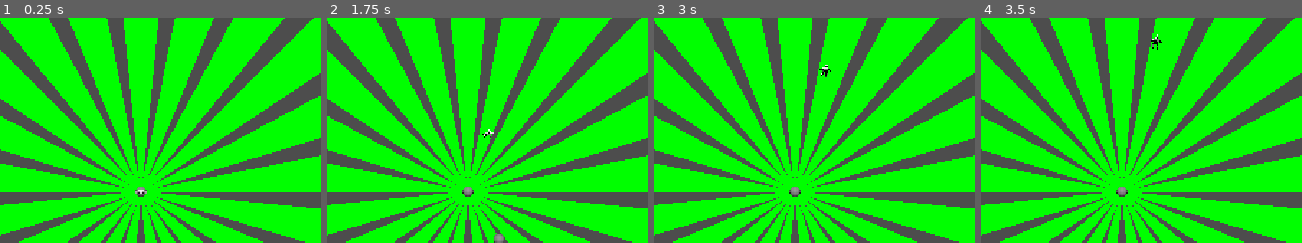
Above: before the commit, frames 1-4 (left to right).
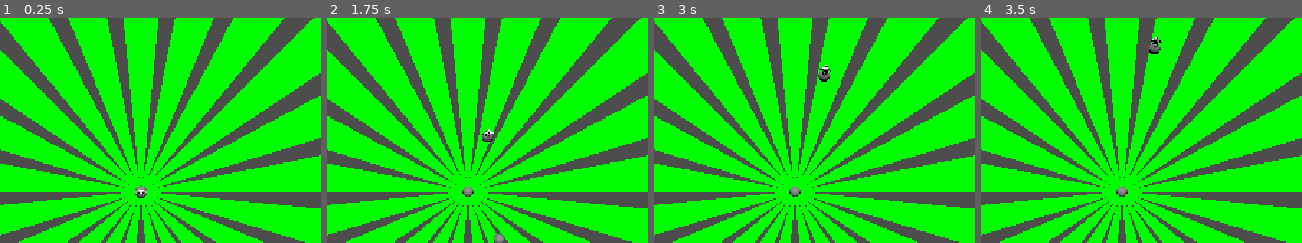
Above: after the commit, the same moments.

Repository: XMNNguyen/Soulslike_Roguelike
Game: Godot game, scene res://Scenes/main.tscn
Two runs of this game, one before a commit and one after it. Both use one fixed random seed, a clock stepped at 60 frames per second and the inputs below.
Inputs (mouse positions are % of the whole screen's width and height, from its top left):
- Up to frame 1 (0.25 s): no input
- Up to frame 2 (1.75 s): tap Enter at 0.5 s; move the mouse to (57, 50) at 0.52 s; hold W (forward) from 0.53 s (still down); tap Space (dodge) at 0.6, 1.25, 1.35 s; move the mouse to (44, 50) at 1.27 s
- Up to frame 3 (3 s): keep holding W (forward); tap Enter at 2 s; move the mouse to (53, 48) at 2.02 s; tap Space (dodge) at 2.1, 2.85 s; move the mouse to (48, 52) at 2.77 s
- Up to frame 4 (3.5 s): keep holding W (forward)
The pictures show only the part of the screen within x 28-78%, y 13-63%; the shares and areas given below are measured in that part.

The runs differ from the first frame. In frame 1, less than 0.1% of the frame differs, in the area x 42-46%, y 74-80%; in frame 2, less than 0.1%; in frame 3, 0.1%; in frame 4, 0.1%, in the area x 52-57%, y 11-16%.

Commit message:
removed springarm as child of pivot

Diff:
--- a/soulslike-roguelike/Scenes/Entities/Camera/user_camera.tscn
+++ b/soulslike-roguelike/Scenes/Entities/Camera/user_camera.tscn
@@ -7,14 +7,14 @@
 
 [node name="Pivot" type="Node3D" parent="." unique_id=1261018848]
 
-[node name="SpringArm3D" type="SpringArm3D" parent="Pivot" unique_id=768461349]
-spring_length = 5.0
-
-[node name="Camera3D" type="Camera3D" parent="Pivot/SpringArm3D" unique_id=1985725044]
-transform = Transform3D(1, 0, 0, 0, 1, 0, 0, 0, 1, 0, 1.5562176, 1.9189181)
-
-[node name="CSGSphere3D" type="CSGSphere3D" parent="Pivot/SpringArm3D/Camera3D" unique_id=2081252035]
-
 [node name="CSGSphere3D" type="CSGSphere3D" parent="Pivot" unique_id=1412460164]
 
 [node name="CSGSphere3D" type="CSGSphere3D" parent="." unique_id=1160670051]
+
+[node name="SpringArm3D" type="SpringArm3D" parent="." unique_id=768461349]
+spring_length = 5.0
+
+[node name="Camera3D" type="Camera3D" parent="SpringArm3D" unique_id=1985725044]
+transform = Transform3D(1, 0, 0, 0, 1, 0, 0, 0, 1, 0, 1.5562176, 1.9189181)
+
+[node name="CSGSphere3D" type="CSGSphere3D" parent="SpringArm3D/Camera3D" unique_id=2081252035]
--- a/soulslike-roguelike/Scripts/Entities/Camera/user_camera.gd
+++ b/soulslike-roguelike/Scripts/Entities/Camera/user_camera.gd
@@ -3,8 +3,8 @@
 
 
 @onready var pivot : Node3D = $Pivot
-@onready var spring_arm : SpringArm3D = $Pivot/SpringArm3D
-@onready var camera : Camera3D = $Pivot/SpringArm3D/Camera3D
+@onready var spring_arm : SpringArm3D = $SpringArm3D
+@onready var camera : Camera3D = $SpringArm3D/Camera3D
 
 @export var sensitivity : float = 0.01
 @export var tilt_limit : float = 70.0
@@ -28,6 +28,9 @@
 	if target == null:
 		return
 
+
+	pivot.global_position = target.global_position
+
 	camera.look_at(target.global_position)
 
 func _input(event: InputEvent) -> void:
